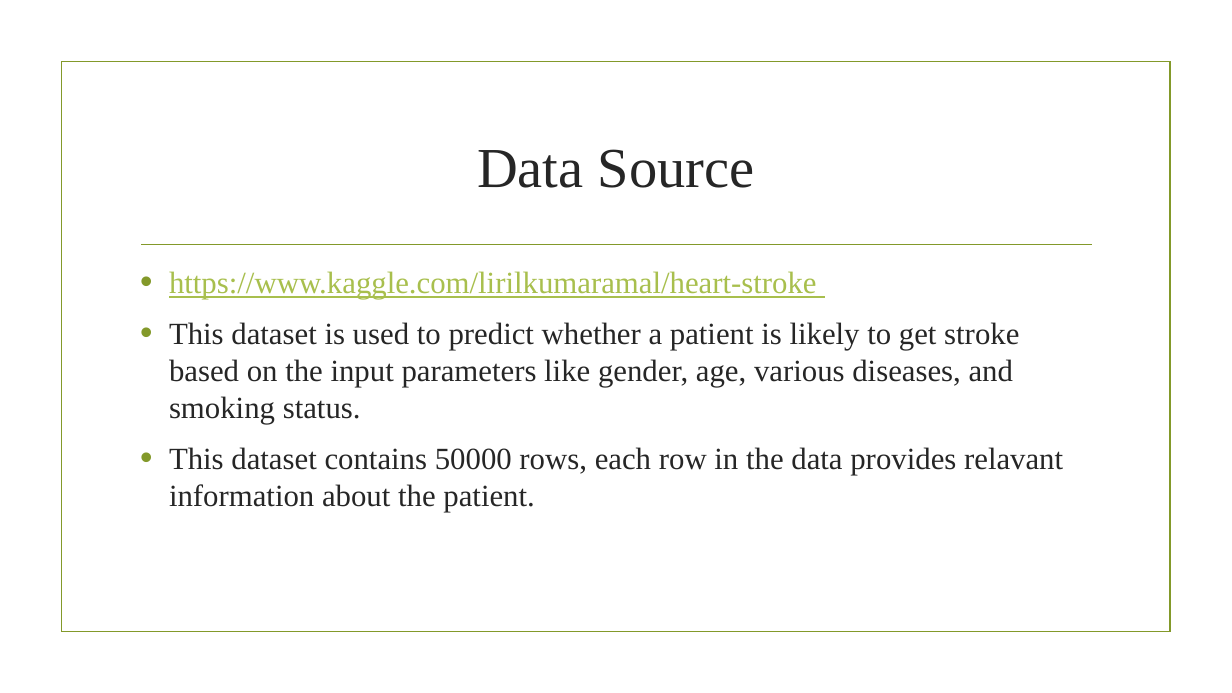
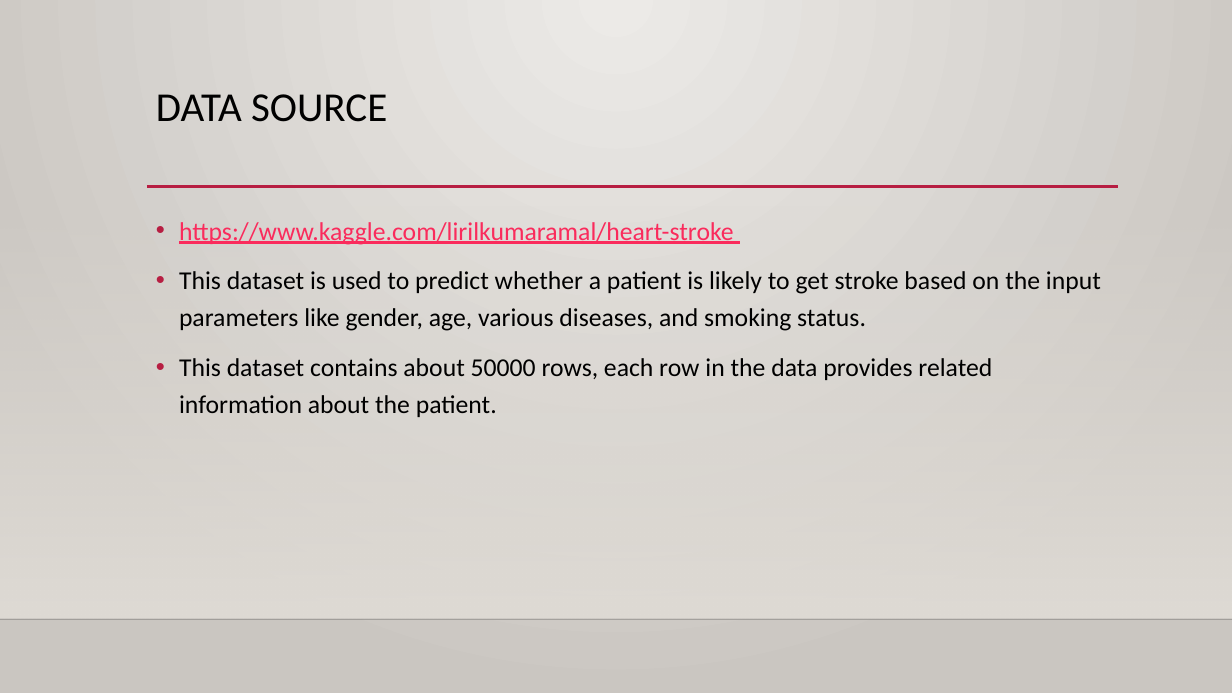
Before and after one commit to MAQI-SHI/CSYE-7200-Final-Project-Team-6, a slide deck: slide 5 of finalPresentation.pptx (slide 4 before the commit). Drawn at 1232x693 pixels with LibreOffice and Linux fonts; fonts in the diff are those of the drawing; background and template pictures are left out. Boxes give left, top, right and bottom in pixels: in the first picture for what was removed or moved away, otherwise in the second. Text is boxed around its words. In the diff, an @@ line names an element or a change of style, - is before the commit and + after.

```diff
--- a/finalPresentation.pptx
+++ b/finalPresentation.pptx
@@ background picture (left out) to gradient #ECEAE7 to #CAC7C1 @@
@@ title "DATA SOURCE" at box(156, 94, 387, 122): vertical alignment middle to top @@
@@ title at box(156, 94, 387, 122): text changed; size 44 to 32 pt; font Times New Roman to Calibri; text colour #262626 to #000000 @@
-Data Source
+DATA SOURCE
@@ rectangle: place and size @@
-rectangle at box(61, 62, 1170, 632)
+rectangle at box(0, 204, 1232, 619)
@@ rectangle at box(0, 204, 1232, 619): fill none to gradient #DFDBD5; outline #83992A 1.25 pt to none @@
@@ text "https://www.kaggle.com/lirilkumaramal/heart-stroke": place and size @@
-text "https://www.kaggle.com/lirilkumaramal/heart-stroke" at box(169, 271, 1063, 512)
+text "https://www.kaggle.com/lirilkumaramal/heart-stroke" at box(179, 222, 1101, 417)
@@ line moved from (141, 245) - (1092, 245) to (147, 187) - (1118, 187) @@
@@ line (147, 187) - (1118, 187): stroke #83992A 1.25 pt to #B71E42 2.5 pt @@
@@ text at box(179, 222, 1101, 331): size 24 to 20 pt, font Times New Roman to Calibri in "https://www.kaggle.com/lirilkumaramal/heart-stroke", "This dataset is used to predict whether ..."; text colour #A8BF4D to #FA2B5C in "https://www.kaggle.com/lirilkumaramal/heart-stroke"; text colour #262626 to #000000 in "This dataset is used to predict whether ..."; indent changed; line spacing 1 to 1.2; bullet colour #83992A to #B71E42 @@
@@ text at box(179, 358, 992, 417): text changed; size 24 to 20 pt; font Times New Roman to Calibri; text colour #262626 to #000000 @@
-• This dataset contains 50000 rows, each row in the data provides relavant information about the patient.
+• This dataset contains about 50000 rows, each row in the data provides related information about the patient.
@@ line added from (0, 619) to (1232, 619), #000001 1 pt @@
```
Also in this commit, not shown: 12 other slides changed, 6 slides added, 2 slides removed, 2 other files.
